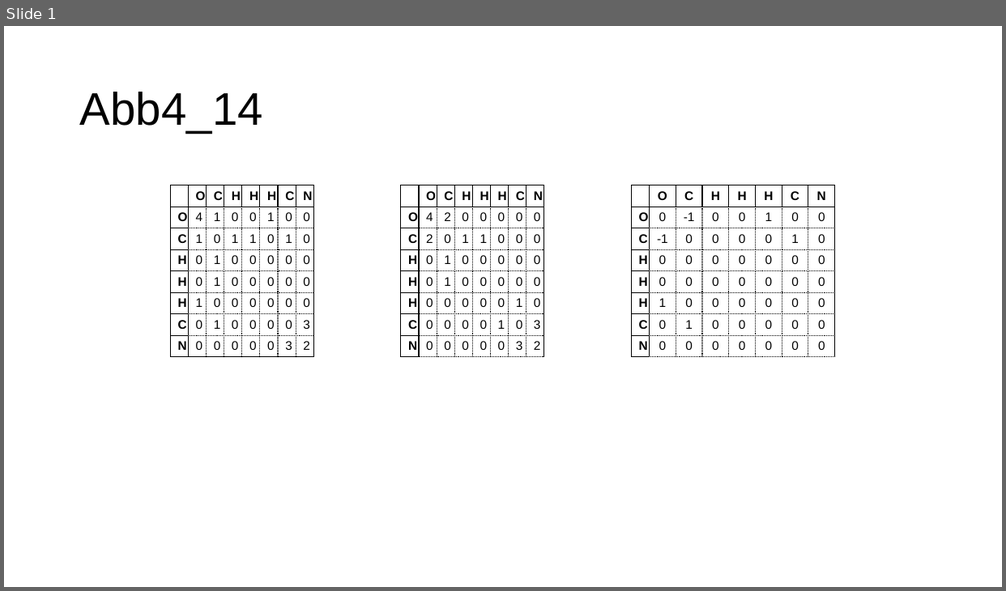
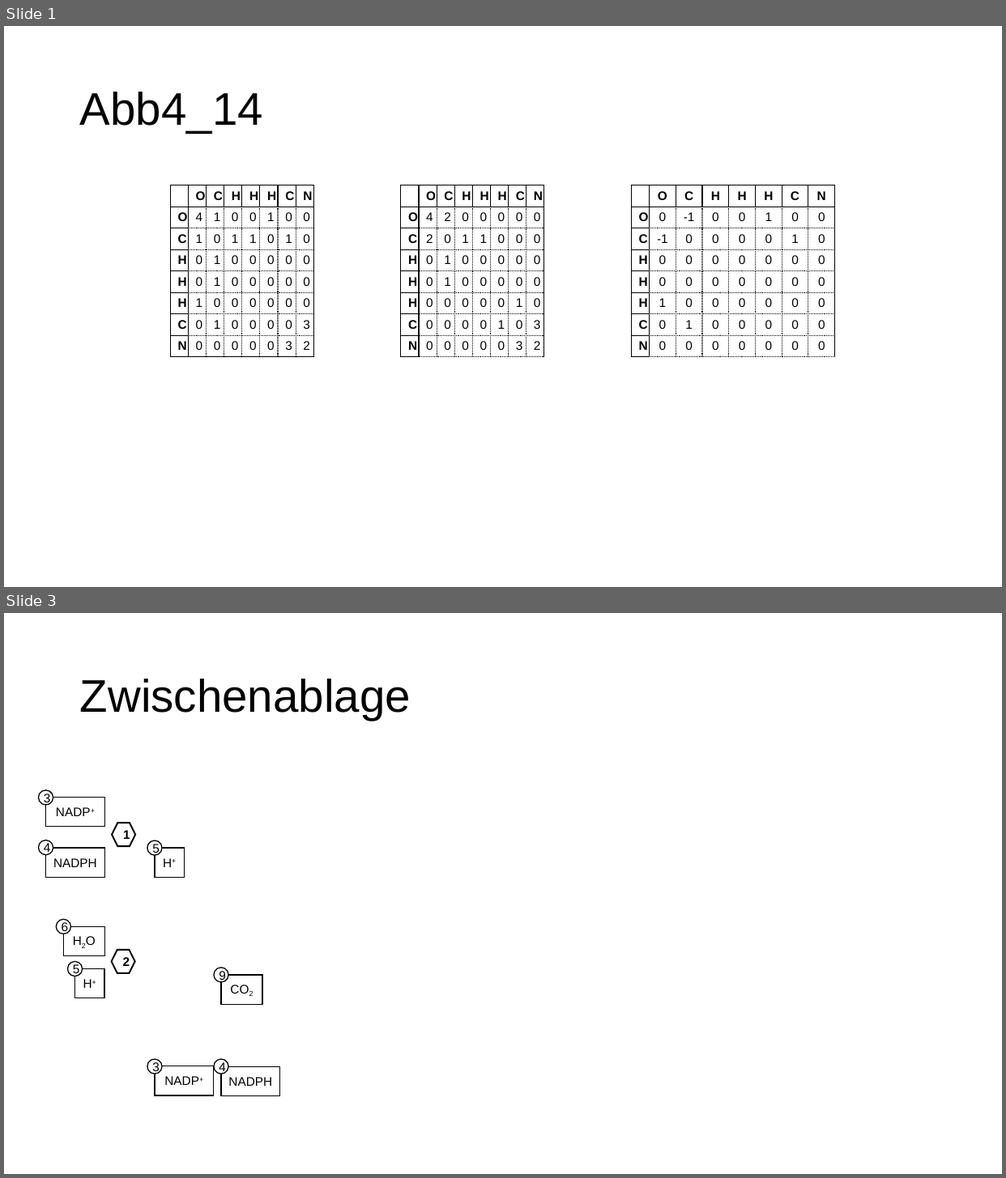
Before and after one commit to steinbeck/cheminformatics-lecture, a slide deck: Kapitel4/Kapitel4.pptx. Shown one above the other, each under a label of ours: slide 1 before the commit, slides 1 and 3 after it; the slides between them are not shown. The pictures are 1006x591 and 1006x1178 pixels, drawn with LibreOffice and Linux fonts; fonts in the diff are those of the drawing. Boxes give left, top, right and bottom in pixels: in the first picture for what was removed or moved away, otherwise in the second. Text is boxed around its words. In the diff, an @@ line names an element or a change of style, - is before the commit and + after.

```diff
--- a/Kapitel4/Kapitel4.pptx
+++ b/Kapitel4/Kapitel4.pptx
@@ slide 3 added at box(4, 613, 1002, 1174), background #FFFFFF @@
@@ title added at box(80, 679, 411, 720), 44 pt, text #000000 @@
+Zwischenablage
@@ ellipse added at box(39, 790, 53, 806), fill #FFFFFF, outline #000000 1 pt, 12 pt, text #000000 @@
+3
@@ rectangle added at box(46, 797, 105, 826), fill #FFFFFF, outline #000000 1 pt, 12 pt, text #000000 @@
+NADP+
@@ hexagon added at box(112, 823, 135, 845), fill #FFFFFF, outline #000000 1.5 pt, 12 pt, text #000000, bold @@
+1
@@ ellipse added at box(39, 841, 53, 855), fill #FFFFFF, outline #000000 1 pt, 12 pt, text #000000 @@
+4
@@ rectangle added at box(46, 848, 105, 877), fill #FFFFFF, outline #000000 1 pt, 12 pt, text #000000 @@
+NADPH
@@ ellipse added at box(147, 841, 162, 855), fill #FFFFFF, outline #000000 1 pt, 12 pt, text #000000 @@
+5
@@ rectangle added at box(155, 848, 184, 877), fill #FFFFFF, outline #000000 1 pt, 12 pt, text #000000 @@
+H+
@@ ellipse added at box(57, 919, 71, 934), fill #FFFFFF, outline #000000 1 pt, 12 pt, text #000000 @@
+6
@@ rectangle added at box(63, 926, 104, 956), fill #FFFFFF, outline #000000 1 pt, 12 pt, text #000000 @@
+H2O
@@ hexagon added at box(112, 950, 135, 973), fill #FFFFFF, outline #000000 1.5 pt, 12 pt, text #000000, bold @@
+2
@@ ellipse added at box(68, 962, 83, 977), fill #FFFFFF, outline #000000 1 pt, 12 pt, text #000000 @@
+5
@@ rectangle added at box(75, 969, 104, 999), fill #FFFFFF, outline #000000 1 pt, 12 pt, text #000000 @@
+H+
@@ ellipse added at box(214, 968, 228, 983), fill #FFFFFF, outline #000000 1 pt, 12 pt, text #000000 @@
+9
@@ rectangle added at box(221, 975, 262, 1004), fill #FFFFFF, outline #000000 1 pt, 12 pt, text #000000 @@
+CO2
@@ ellipse added at box(147, 1059, 162, 1074), fill #FFFFFF, outline #000000 1 pt, 12 pt, text #000000 @@
+3
@@ rectangle added at box(155, 1067, 214, 1096), fill #FFFFFF, outline #000000 1 pt, 12 pt, text #000000 @@
+NADP+
@@ ellipse added at box(214, 1059, 228, 1074), fill #FFFFFF, outline #000000 1 pt, 12 pt, text #000000 @@
+4
@@ rectangle added at box(221, 1067, 280, 1097), fill #FFFFFF, outline #000000 1 pt, 12 pt, text #000000 @@
+NADPH
```
Also in this commit, not shown: 1 slide changed, 6 other files.
